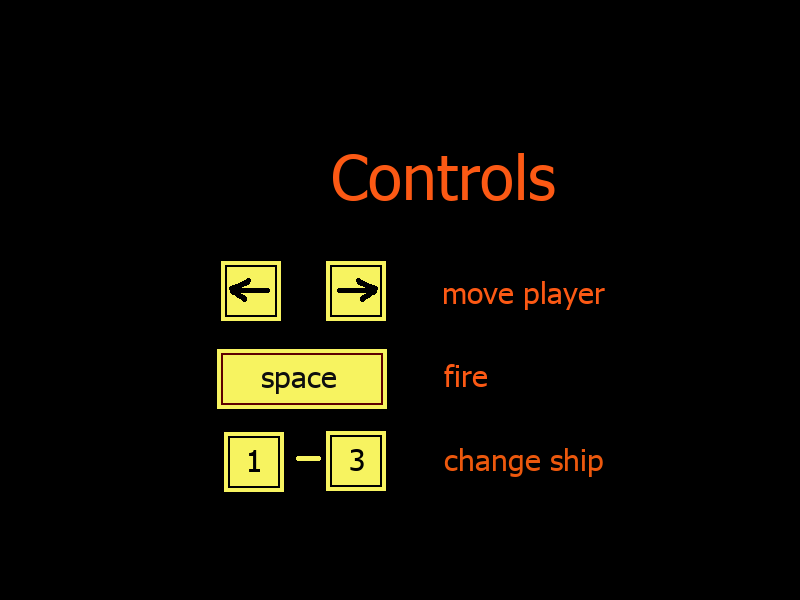
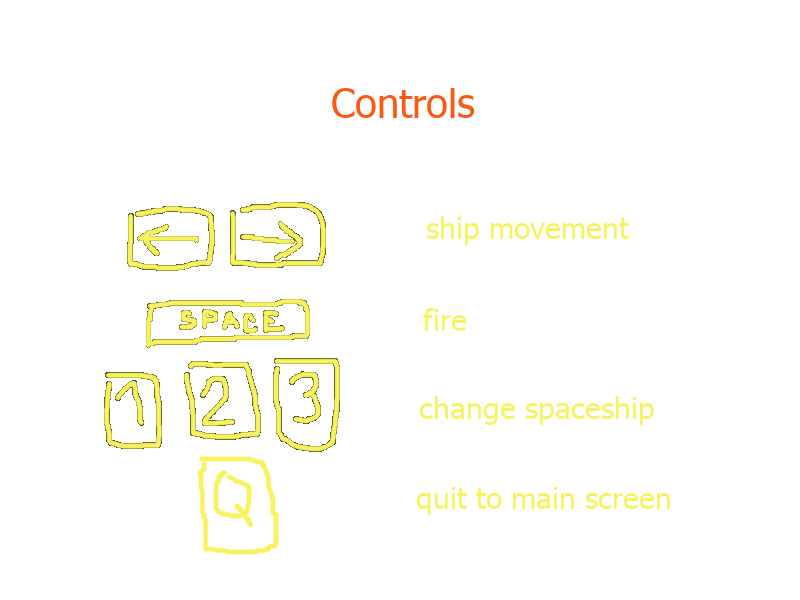
Layer changes from the first 800 × 600 image to the second:
painted on "Controls" over [332, 88, 555, 201]
added group "Layer Group #1" with 5 layers above "fg #1" over [104, 202, 670, 555]
added layer "quit to main screen" in group "Layer Group #1" over [416, 487, 670, 515]
added layer "change spaceship" in group "Layer Group #1" over [419, 396, 654, 425]
added layer "fire #1" in group "Layer Group #1" over [423, 308, 466, 331]
added layer "ship movement" in group "Layer Group #1" over [426, 216, 629, 245]
added layer "bg" in group "Layer Group #1" over [104, 202, 340, 555]
hid "fg #1", moved it above "Layer Group" over [0, 0, 800, 600]
moved "fire" into group "Layer Group" over [444, 364, 487, 387]
moved "space #1" into group "Layer Group" over [261, 372, 336, 394]
moved "space" into group "Layer Group" over [217, 349, 387, 409]
hid "move player" over [444, 281, 605, 310]
hid "change ship" over [444, 448, 603, 477]
hid "3" over [350, 449, 364, 471]
hid "1 #1" over [249, 450, 260, 472]
hid "fg #3", moved it above "2" over [221, 261, 386, 321]
hid "2" over [326, 431, 386, 491]
hid "1" over [224, 432, 321, 492]
